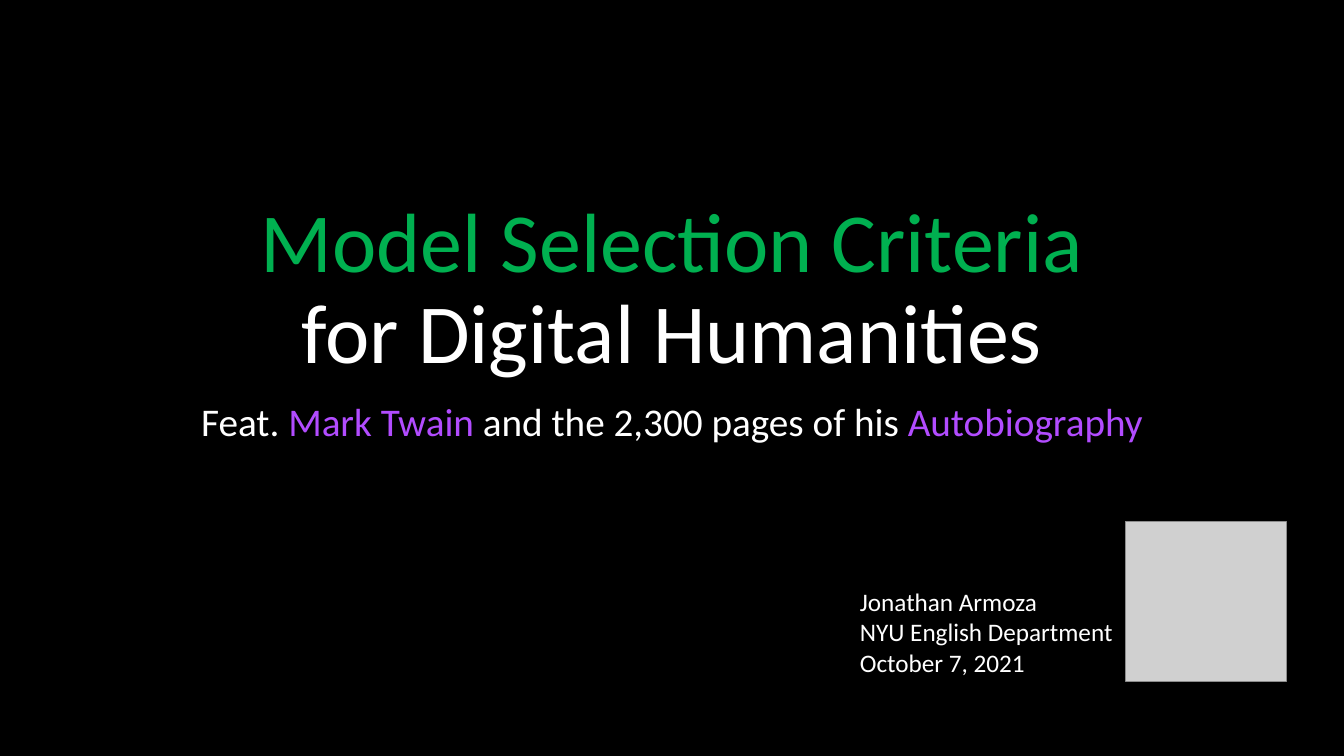
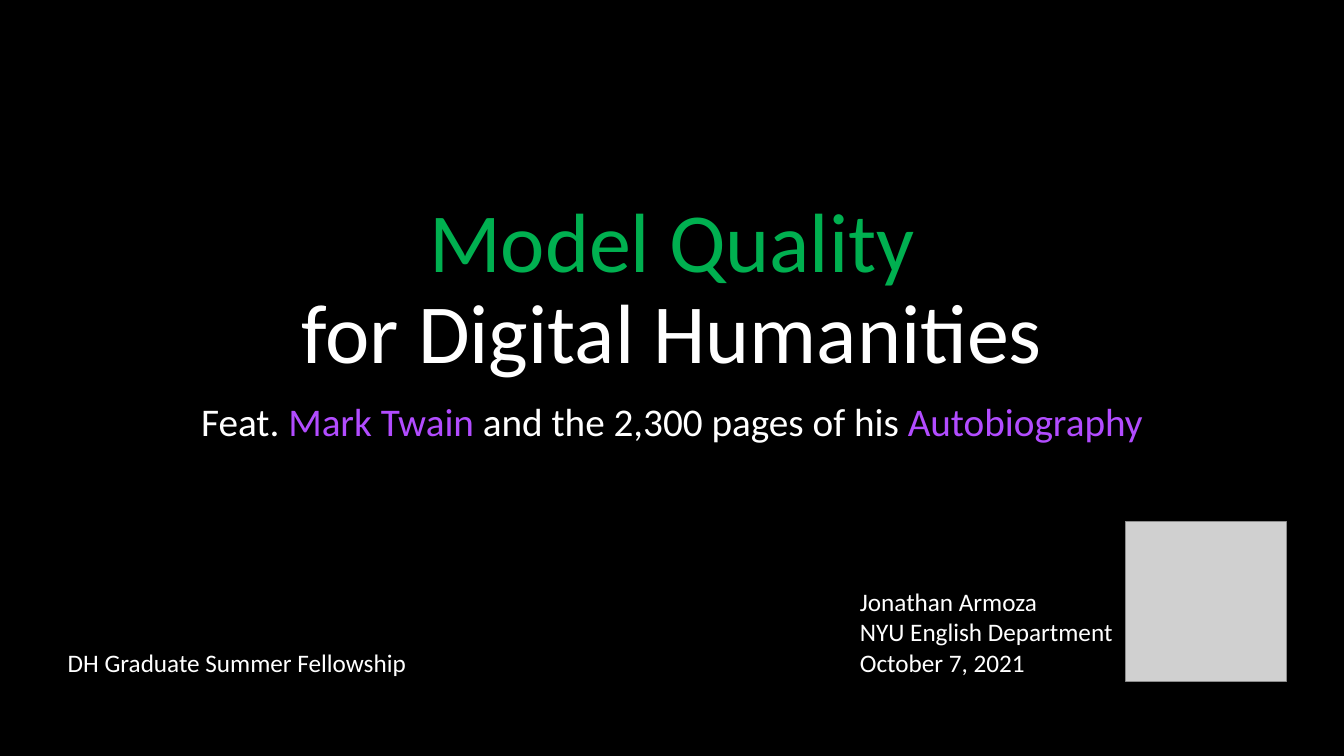
Before and after one commit to jarmoza/twain_autobio_modelquality, a slide deck: slide 1 of nyudh_summerfellowship_jonathan_armoza.pptx. Drawn at 1344x756 pixels with LibreOffice and Linux fonts; fonts in the diff are those of the drawing; grey boxes stand for pictures. Boxes give left, top, right and bottom in pixels: in the first picture for what was removed or moved away, otherwise in the second. Text is boxed around its words. In the diff, an @@ line names an element or a change of style, - is before the commit and + after.

```diff
--- a/nyudh_summerfellowship_jonathan_armoza.pptx
+++ b/nyudh_summerfellowship_jonathan_armoza.pptx
@@ title at [302,213,1041,378]: text changed; text colour #00B050 to #FFFFFF @@
-Model Selection Criteria
-for Digital Humanities
+Model Quality
+for Digital Humanities
@@ text added at [68,654,405,676], 18 pt, text #FFFFFF @@
+DH Graduate Summer Fellowship
```
Also in this commit, not shown: 4 other slides changed, 2 slides added, 1 slide removed.
